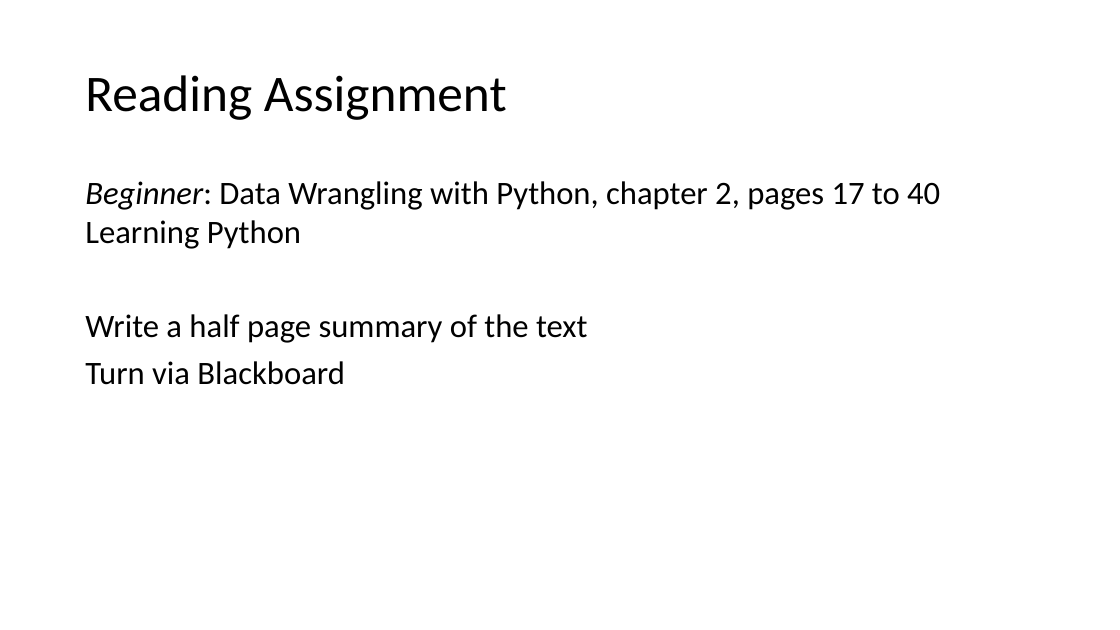
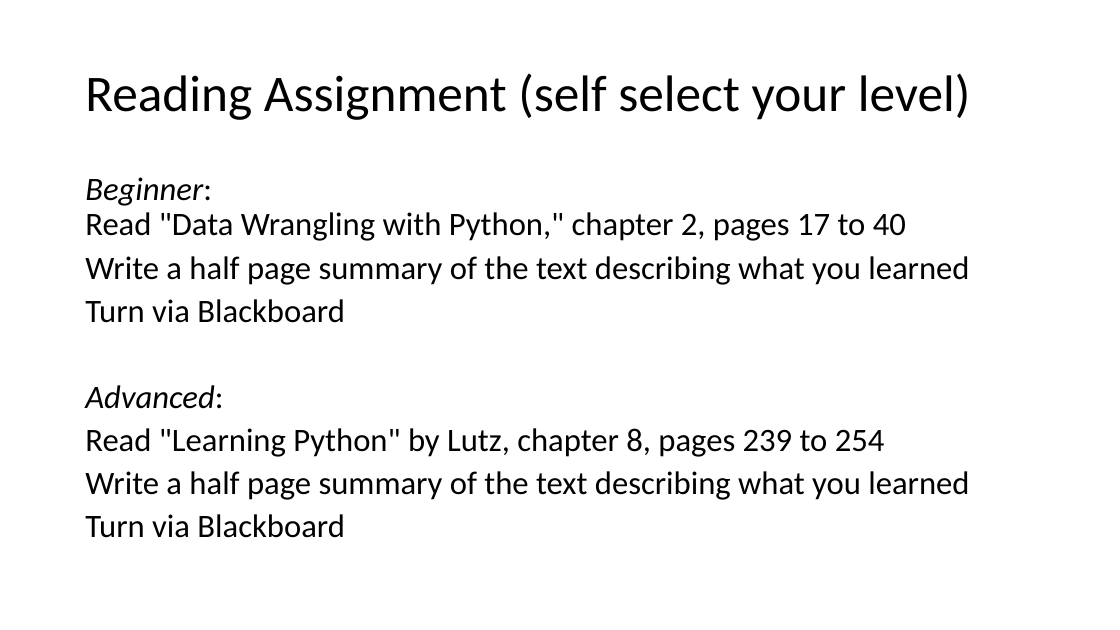
Before and after one commit to umbcdata601/fall2018, a slide deck: slide 71 of lecture_notes/class_notes_2_python.pptx (slide 69 before the commit). Drawn at 1120x630 pixels with LibreOffice and Linux fonts; fonts in the diff are those of the drawing. Boxes give left, top, right and bottom in pixels: in the first picture for what was removed or moved away, otherwise in the second. Text is boxed around its words. In the diff, an @@ line names an element or a change of style, - is before the commit and + after.

```diff
--- a/lecture_notes/class_notes_2_python.pptx
+++ b/lecture_notes/class_notes_2_python.pptx
@@ title at [85,73,971,120]: text changed @@
-Reading Assignment
+Reading Assignment (self select your level)
@@ text at [85,177,969,285]: text changed @@
-Beginner: Data Wrangling with Python, chapter 2, pages 17 to 40
-Learning Python
-Write a half page summary of the text
+Beginner:
+Read "Data Wrangling with Python," chapter 2, pages 17 to 40
+Write a half page summary of the text describing what you learned
@@ text at [85,299,345,323]: line spacing 0.9 to 0.8 @@
@@ text at [85,385,969,538]: paragraphs added @@
+Advanced:
+Read "Learning Python" by Lutz, chapter 8, pages 239 to 254
+Write a half page summary of the text describing what you learned
+Turn via Blackboard
```
Also in this commit, not shown: 7 other slides changed, 2 slides added, 4 other files.
